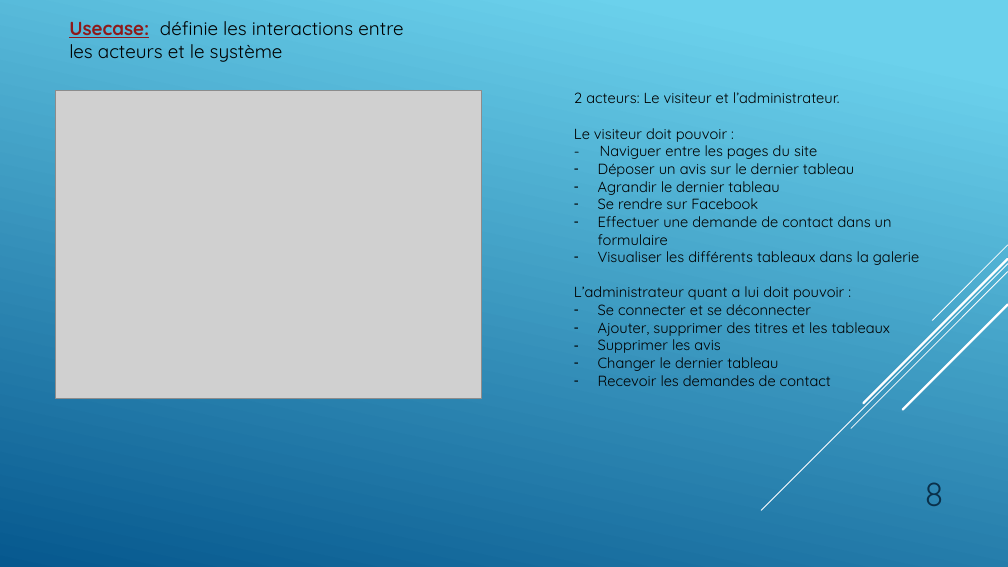
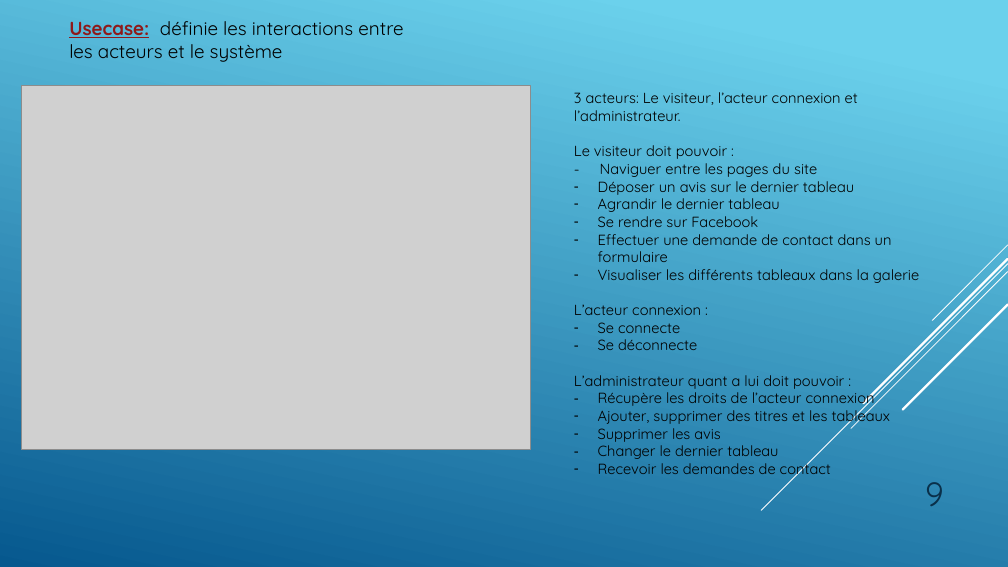
Before and after one commit to GillesP-dev/FilRouge, a slide deck: slide 9 of CDC/L_artiste.pptx (slide 8 before the commit). Drawn at 1008x567 pixels with LibreOffice and Linux fonts; fonts in the diff are those of the drawing; grey boxes stand for pictures. Boxes give left, top, right and bottom in pixels: in the first picture for what was removed or moved away, otherwise in the second. Text is boxed around its words. In the diff, an @@ line names an element or a change of style, - is before the commit and + after.

```diff
--- a/CDC/L_artiste.pptx
+++ b/CDC/L_artiste.pptx
@@ picture resized from (x1=55, y1=90, x2=482, y2=398) to (x1=21, y1=85, x2=530, y2=449) @@
@@ text at (x1=574, y1=92, x2=858, y2=121): text changed @@
-2 acteurs: Le visiteur et l’administrateur.
+3 acteurs: Le visiteur, l’acteur connexion et l’administrateur.
@@ text at (x1=574, y1=304, x2=701, y2=350): paragraphs added @@
+L’acteur connexion :
+– Se connecte
+– Se déconnecte
@@ text at (x1=598, y1=388, x2=875, y2=408): text changed @@
-– Se connecter et se déconnecter
+– Récupère les droits de l’acteur connexion
@@ page number at (x1=925, y1=482, x2=944, y2=506): text changed @@
-8
+9
```
Also in this commit, not shown: 1 other slide changed, 3 slides added, 7 other files.
